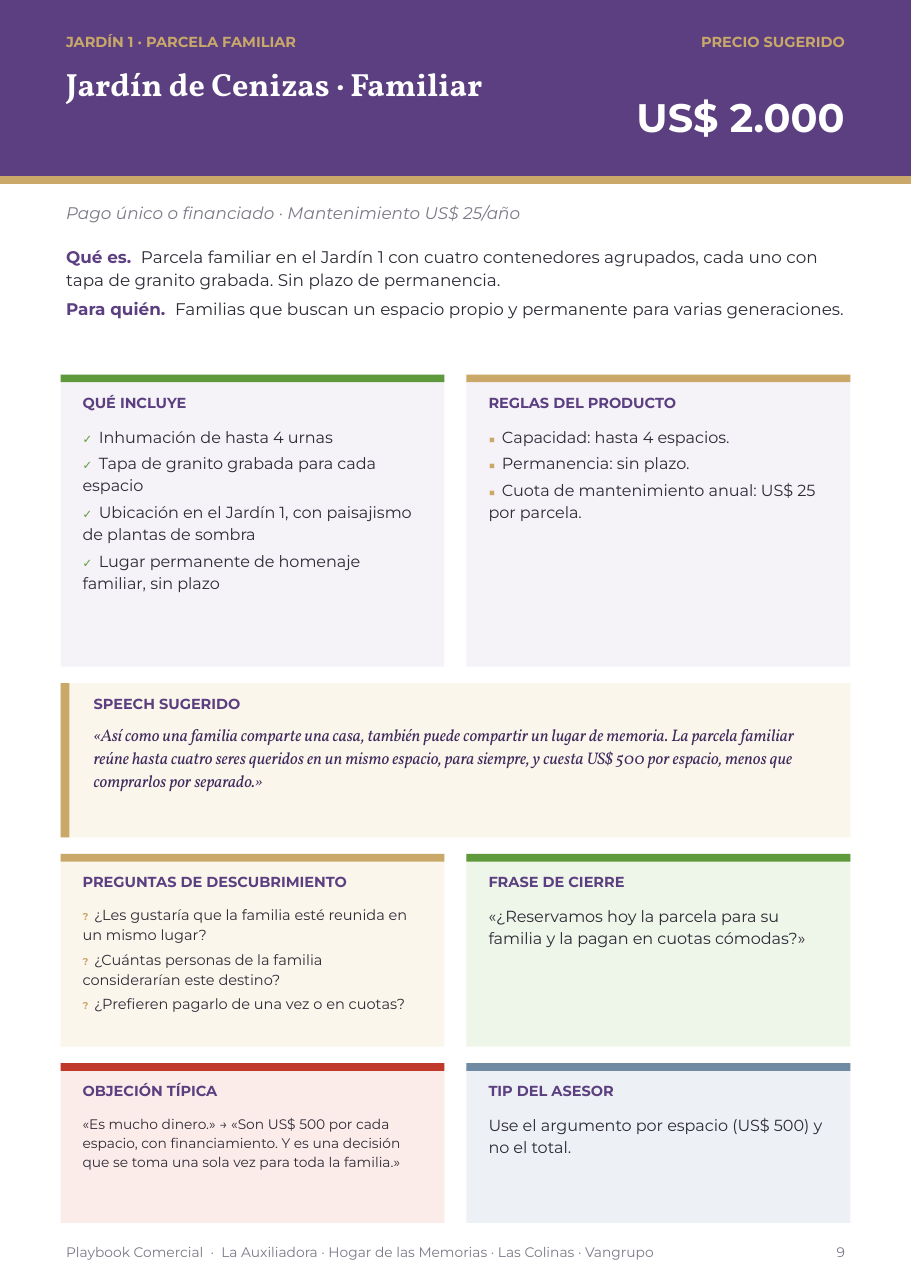
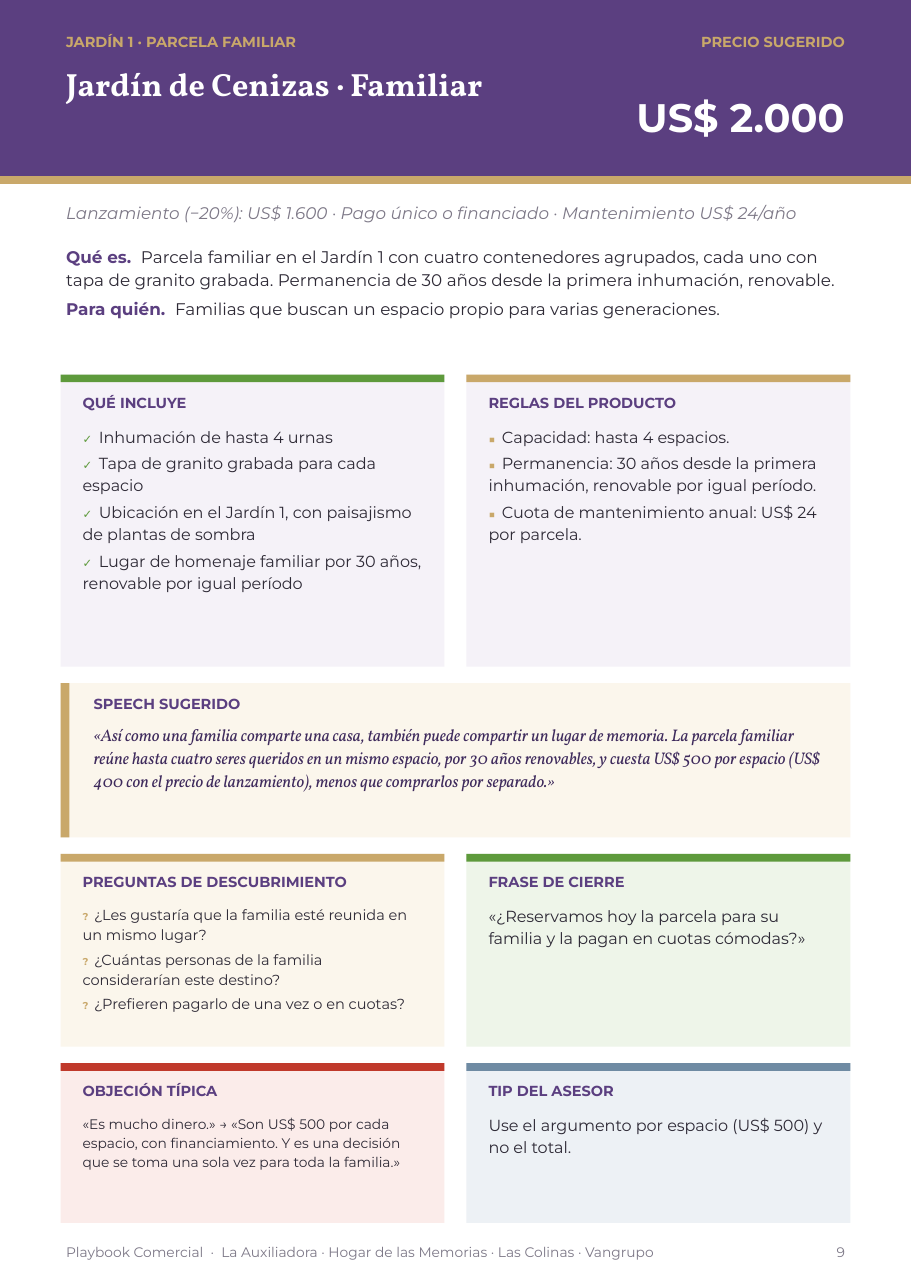
Before and after one commit to os267/teste, a slide deck: slide 9 of playbook/salida/Playbook_Comercial_Cremacion_Vangrupo_Vertical.pptx. Drawn at 911x1288 pixels with LibreOffice and Linux fonts; fonts in the diff are those of the drawing. Boxes give left, top, right and bottom in pixels: in the first picture for what was removed or moved away, otherwise in the second. Text is boxed around its words. In the diff, an @@ line names an element or a change of style, - is before the commit and + after.

```diff
--- a/playbook/salida/Playbook_Comercial_Cremacion_Vangrupo_Vertical.pptx
+++ b/playbook/salida/Playbook_Comercial_Cremacion_Vangrupo_Vertical.pptx
@@ text at <box>66,205,797,223</box>: text changed @@
-Pago único o financiado · Mantenimiento US$ 25/año
+Lanzamiento (−20%): US$ 1.600 · Pago único o financiado · Mantenimiento US$ 24/año
@@ text at <box>66,250,835,319</box>: text changed @@
-Qué es. Parcela familiar en el Jardín 1 con cuatro contenedores agrupados, cada uno con tapa de granito grabada. Sin plazo de permanencia.
-Para quién. Familias que buscan un espacio propio y permanente para varias generaciones.
+Qué es. Parcela familiar en el Jardín 1 con cuatro contenedores agrupados, cada uno con tapa de granito grabada. Permanencia de 30 años desde la primera inhumación, renovable.
+Para quién. Familias que buscan un espacio propio para varias generaciones.
@@ text at <box>489,457,817,543</box>: text changed @@
-■ Permanencia: sin plazo.
-■ Cuota de mantenimiento anual: US$ 25 por parcela.
+■ Permanencia: 30 años desde la primera inhumación, renovable por igual período.
+■ Cuota de mantenimiento anual: US$ 24 por parcela.
@@ text at <box>83,555,421,592</box>: text changed @@
-✓ Lugar permanente de homenaje familiar, sin plazo
+✓ Lugar de homenaje familiar por 30 años, renovable por igual período
@@ text at <box>94,729,820,792</box>: text changed @@
-«Así como una familia comparte una casa, también puede compartir un lugar de memoria. La parcela familiar reúne hasta cuatro seres queridos en un mismo espacio, para siempre, y cuesta US$ 500 por espacio, menos que comprarlos por separado.»
+«Así como una familia comparte una casa, también puede compartir un lugar de memoria. La parcela familiar reúne hasta cuatro seres queridos en un mismo espacio, por 30 años renovables, y cuesta US$ 500 por espacio (US$ 400 con el precio de lanzamiento), menos que comprarlos por separado.»
```
Also in this commit, not shown: 14 other slides changed, 12 other files.
